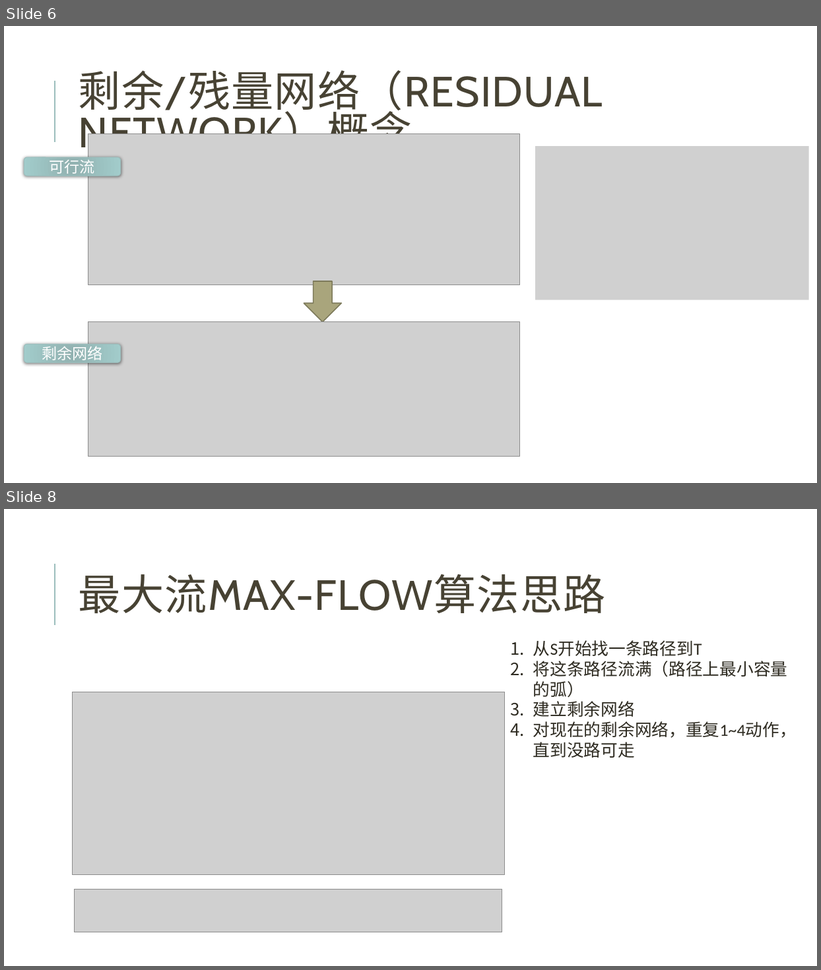
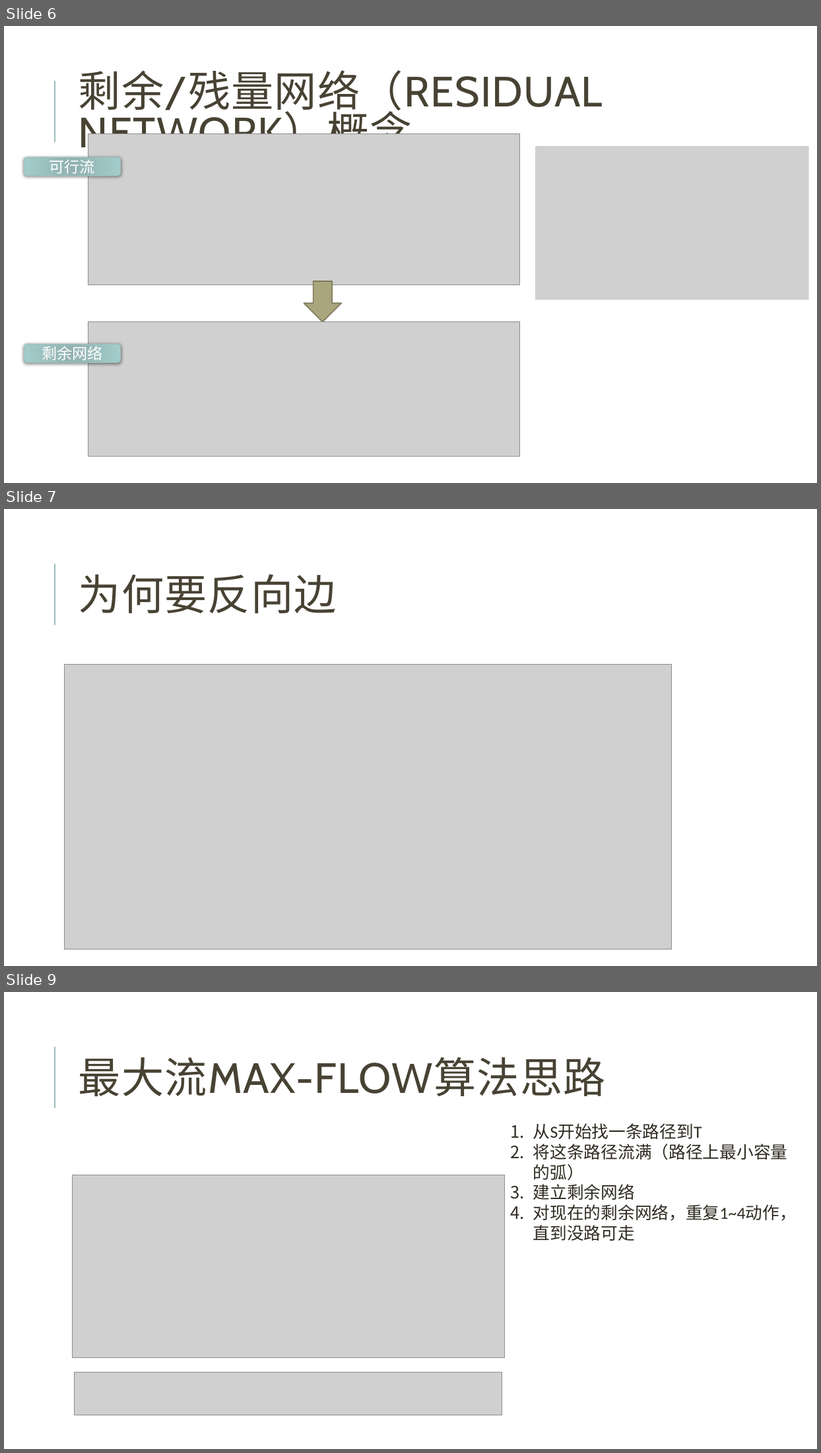
Before and after one commit to gzshawnliang/competitive-programming, a slide deck: doc/NetworkFlow/网络流.pptx. Shown one above the other, each under a label of ours: slides 6 and 8 before the commit, slides 6, 7 and 9 after it; the slides between them are not shown. The pictures are 821x970 and 821x1453 pixels, drawn with LibreOffice and Linux fonts; fonts in the diff are those of the drawing; grey boxes stand for pictures. Boxes give left, top, right and bottom in pixels: in the first picture for what was removed or moved away, otherwise in the second. Text is boxed around its words. In the diff, an @@ line names an element or a change of style, - is before the commit and + after.

```diff
--- a/doc/NetworkFlow/网络流.pptx
+++ b/doc/NetworkFlow/网络流.pptx
@@ slide 7 added at (x1=4, y1=509, x2=817, y2=966), background #FFFFFF; not listed: 1 template element that a slide beside it also shows @@
@@ title added at (x1=79, y1=574, x2=337, y2=613), 50 pt, text #474233 @@
+为何要反向边
@@ picture added at (x1=64, y1=665, x2=672, y2=950) @@
@@ what was slide 8 is now slide 9 @@
```
Also in this commit, not shown: 1 slide changed.
